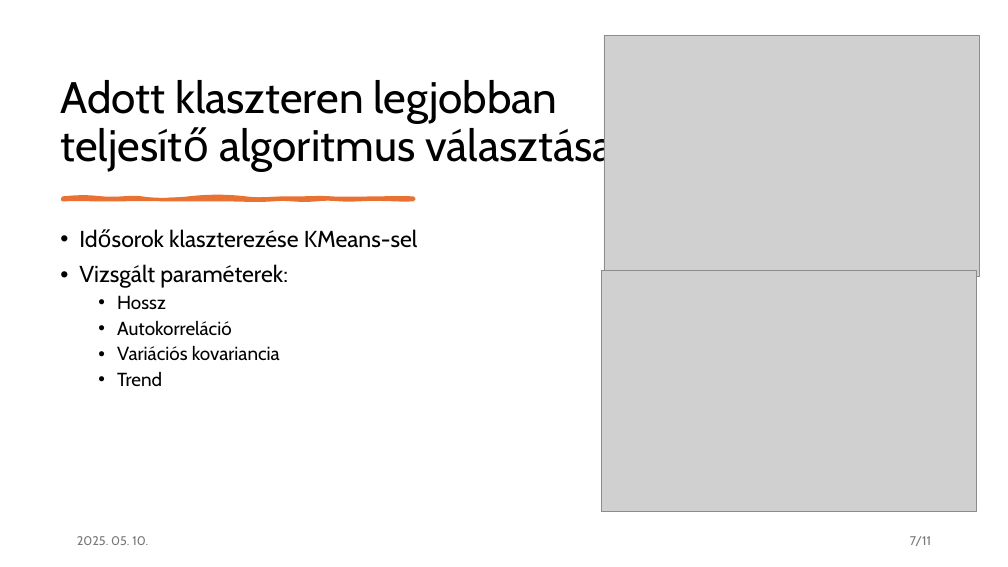
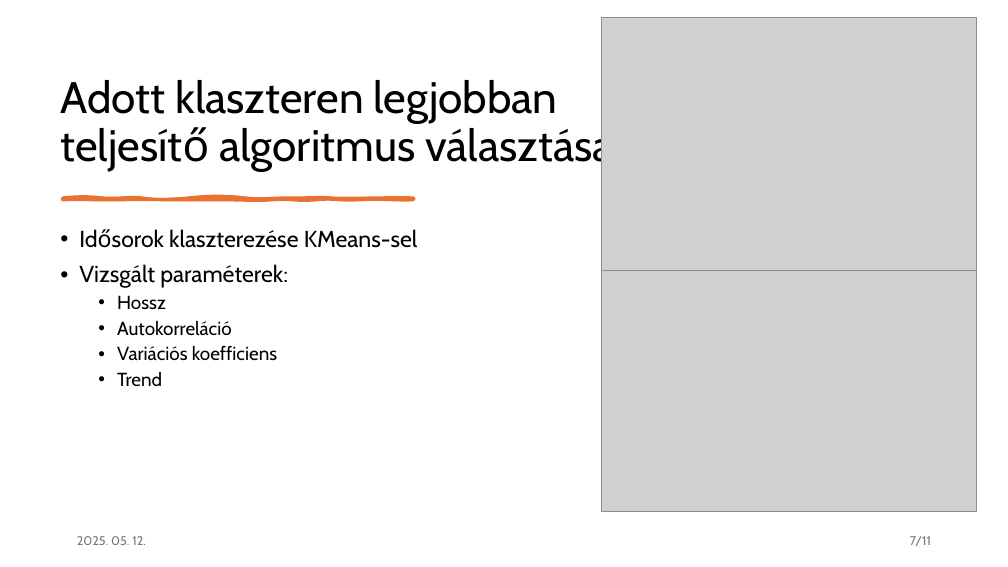
Before and after one commit to czotterbenedek/time-series-ensemble-segmentation, a slide deck: slide 7 of bemutato.pptx. Drawn at 1008x567 pixels with LibreOffice and Linux fonts; fonts in the diff are those of the drawing; grey boxes stand for pictures. Boxes give left, top, right and bottom in pixels: in the first picture for what was removed or moved away, otherwise in the second. Text is boxed around its words. In the diff, an @@ line names an element or a change of style, - is before the commit and + after.

Commit message:
variacios koefficiens javitva

```diff
--- a/bemutato.pptx
+++ b/bemutato.pptx
@@ picture: place and size @@
-picture at bbox=[604, 35, 979, 276]
+picture at bbox=[602, 18, 977, 271]
@@ text at bbox=[117, 345, 277, 360]: text changed @@
-  • Variációs kovariancia
+  • Variációs koefficiens
@@ text at bbox=[77, 536, 146, 545]: text changed @@
-2025. 05. 10.
+2025. 05. 12.
```
Also in this commit, not shown: 8 other slides changed, 5 other files.
